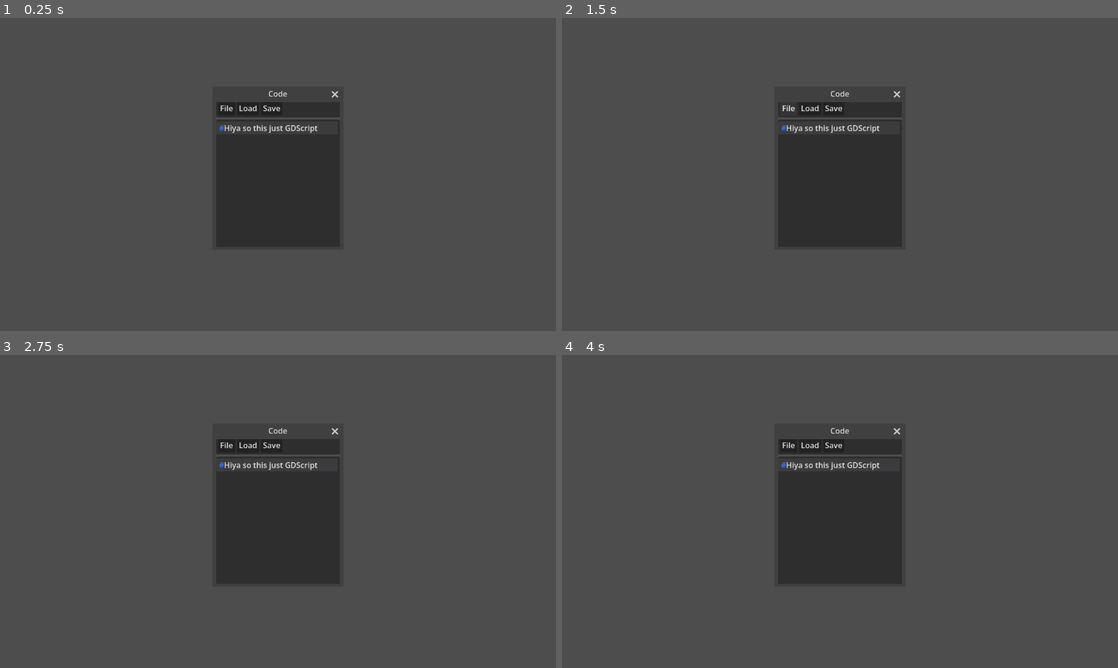
Above: before the commit, frames 1-4 (two rows, left to right).
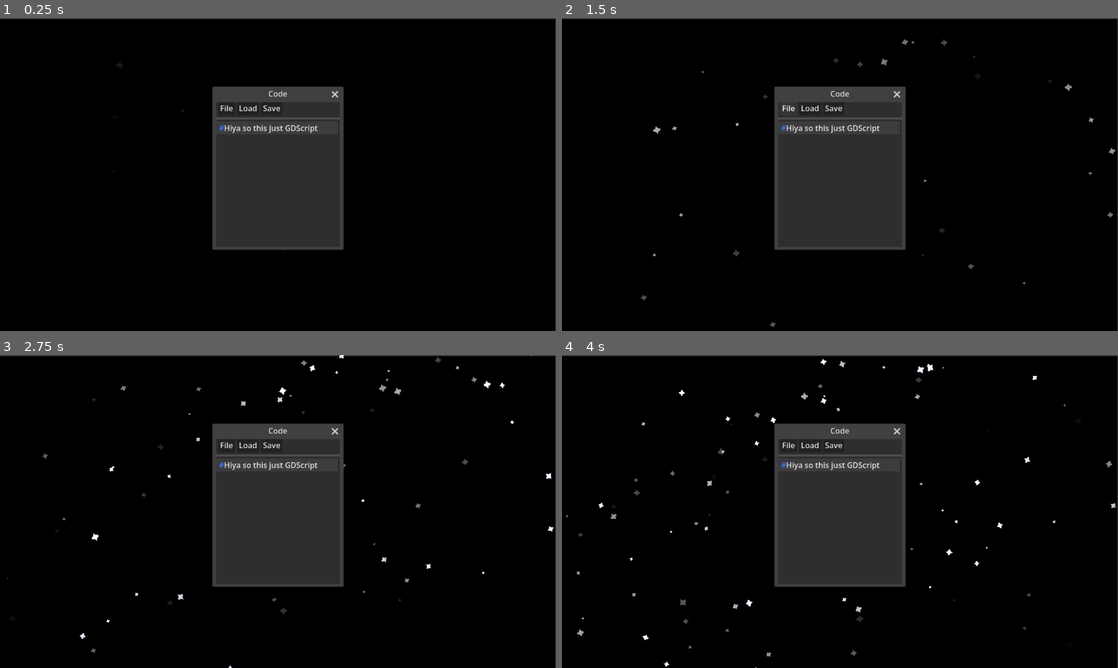
Above: after the commit, the same moments.

Repository: Yaszu-Mage/Voidbound
Game: Godot game, scene res://scenes/ui.tscn
Same seed, same stepped clock (60 frames per second), same inputs: the game is played once before the commit and once after it. The project has no main scene, so this scene is started directly.
Inputs (mouse positions are in pixels of both pictures, inside the frame that each line leads up to):
- Up to frame 1 (0.25 s): no input
- Up to frame 2 (1.5 s): click (840, 174) at 0.5 s, where only the run after the commit has a clickable "Begin Connection"; click "File" at 1.25 s
- Up to frame 3 (2.75 s): tap Enter (ui_accept) at 2, 2.1, 2.27, 2.57 s; move the mouse to (400, 495) at 2.02 s; hold D (right) from 2.03 s (still down); click (400, 495) at 2.17 s
- Up to frame 4 (4 s): move the mouse to (728, 527) at 2.77 s; release D (right) at 2.78 s; hold S (back) 2.78-3.53 s; tap Alt at 2.85 s; click (728, 527) at 2.92 s; tap Enter (ui_accept) at 3.02, 3.05, 3.32, 3.8 s; move the mouse to (895, 442) at 3.52 s; hold D (right) from 3.53 s (still down); tap Shift at 3.6 s; click (895, 442) at 3.67 s

The runs differ from the first frame. In frame 1, 87% of the frame differs, in the area x 0-100%, y 0-100%; in frame 2, 87%; in frame 3, 87%; in frame 4, 87%.

Commit message:
Added floor particles finished UI

Diff:
--- a/client/godotandwater/scenes/player.tscn
+++ b/client/godotandwater/scenes/player.tscn
@@ -3,6 +3,7 @@
 [ext_resource type="Shader" uid="uid://ckwobl7ho8yjh" path="res://shaders/checker.gdshader" id="1_3vyb7"]
 [ext_resource type="Script" uid="uid://35luhyydig34" path="res://scripts/player.gd" id="1_g2els"]
 [ext_resource type="ArrayMesh" uid="uid://glfnrjwyofth" path="res://assets/models/soul.obj" id="2_qhqgy"]
+[ext_resource type="Texture2D" uid="uid://cwdumleummx5t" path="res://assets/pictures/star.png" id="3_dqkch"]
 
 [sub_resource type="StandardMaterial3D" id="StandardMaterial3D_g4v7s"]
 transparency = 1
@@ -18,6 +19,39 @@
 emission_energy_multiplier = 0.0
 
 [sub_resource type="BoxShape3D" id="BoxShape3D_mwhv0"]
+
+[sub_resource type="StandardMaterial3D" id="StandardMaterial3D_dqkch"]
+transparency = 1
+vertex_color_use_as_albedo = true
+albedo_texture = ExtResource("3_dqkch")
+emission_enabled = true
+emission = Color(1, 1, 1, 1)
+texture_filter = 0
+texture_repeat = false
+disable_receive_shadows = true
+billboard_mode = 3
+particles_anim_h_frames = 1
+particles_anim_v_frames = 1
+particles_anim_loop = false
+
+[sub_resource type="PlaneMesh" id="PlaneMesh_mwhv0"]
+material = SubResource("StandardMaterial3D_dqkch")
+size = Vector2(0.5, 0.5)
+orientation = 2
+
+[sub_resource type="Curve" id="Curve_fjrip"]
+_limits = [0.0, 100.0, 0.0, 1.0]
+_data = [Vector2(0, 0), 0.0, 0.0, 0, 0, Vector2(1, 79.03226), 140.0, 0.0, 0, 0]
+point_count = 2
+
+[sub_resource type="Curve" id="Curve_qlg0r"]
+_limits = [0.1, 20.0, 0.0, 1.0]
+_data = [Vector2(0, 0.1), 0.0, 14.0, 0, 0, Vector2(1, 20), 0.0, 0.0, 0, 0]
+point_count = 2
+
+[sub_resource type="Gradient" id="Gradient_dqkch"]
+offsets = PackedFloat32Array(0, 0.42578125, 0.64453125, 1)
+colors = PackedColorArray(1, 1, 1, 0, 1, 1, 1, 1, 1, 1, 1, 1, 0, 0, 0, 0)
 
 [sub_resource type="Gradient" id="Gradient_g2els"]
 offsets = PackedFloat32Array(0, 0.30769232, 0.6923077)
@@ -77,5 +111,26 @@
 [node name="CollisionShape3D" type="CollisionShape3D" parent="." unique_id=674868434 groups=["player"]]
 shape = SubResource("BoxShape3D_mwhv0")
 
+[node name="stars" type="CPUParticles3D" parent="." unique_id=1832276065]
+lifetime = 4.0
+lifetime_randomness = 0.5
+mesh = SubResource("PlaneMesh_mwhv0")
+emission_shape = 6
+emission_ring_axis = Vector3(0, 90, 1)
+emission_ring_height = 0.5
+emission_ring_radius = 10.0
+emission_ring_inner_radius = 0.0
+emission_ring_cone_angle = 90.0
+gravity = Vector3(0, 4, 0)
+radial_accel_max = 1.0
+damping_max = 0.25
+damping_curve = SubResource("Curve_fjrip")
+angle_min = -10.0
+angle_max = 10.0
+angle_curve = SubResource("Curve_qlg0r")
+scale_amount_min = 0.1
+scale_amount_curve = SubResource("Curve_qlg0r")
+color_ramp = SubResource("Gradient_dqkch")
+
 [node name="checker" type="MeshInstance3D" parent="." unique_id=448555297]
 mesh = SubResource("PlaneMesh_g2els")
--- a/client/godotandwater/scenes/ui.tscn
+++ b/client/godotandwater/scenes/ui.tscn
@@ -2,6 +2,7 @@
 
 [ext_resource type="Script" uid="uid://dxs0vsscoke6h" path="res://scripts/ui.gd" id="1_yev5y"]
 [ext_resource type="Theme" uid="uid://bkqsdm1l3qj2i" path="res://maintheme.tres" id="2_x4jx1"]
+[ext_resource type="Texture2D" uid="uid://cwdumleummx5t" path="res://assets/pictures/star.png" id="3_yev5y"]
 
 [sub_resource type="Theme" id="Theme_xlq6p"]
 
@@ -11,11 +12,25 @@
 function_color = Color(0.9241173, 0.016946837, 0.5688067, 1)
 member_variable_color = Color(0.6305108, 0.3437502, 1, 1)
 
+[sub_resource type="StyleBoxFlat" id="StyleBoxFlat_mwhv0"]
+bg_color = Color(0, 0, 0, 1)
+
+[sub_resource type="Curve" id="Curve_mwhv0"]
+_limits = [0.0, 10.0446415, 0.0, 1.0]
+_data = [Vector2(0, 0), 0.0, 0.0, 0, 0, Vector2(1, 10.0446415), 2.5669641, 0.0, 0, 0]
+point_count = 2
+
+[sub_resource type="Gradient" id="Gradient_ryagu"]
+offsets = PackedFloat32Array(0, 0.42578125, 0.64453125, 1)
+colors = PackedColorArray(1, 1, 1, 0, 1, 1, 1, 1, 1, 1, 1, 1, 0, 0, 0, 0)
+
 [node name="UI" type="Control" unique_id=464524579]
 layout_mode = 3
-anchors_preset = 0
-offset_right = 40.0
-offset_bottom = 40.0
+anchors_preset = 15
+anchor_right = 1.0
+anchor_bottom = 1.0
+grow_horizontal = 2
+grow_vertical = 2
 script = ExtResource("1_yev5y")
 
 [node name="Window" type="Window" parent="." unique_id=311957716]
@@ -89,17 +104,124 @@
 [node name="windowcam" type="Camera2D" parent="Window" unique_id=1491328529]
 
 [node name="Camera2D" type="Camera2D" parent="." unique_id=689789167]
-
-[node name="HBoxContainer" type="HBoxContainer" parent="." unique_id=2008437668]
+position = Vector2(577, 322)
+
+[node name="Panel" type="Panel" parent="." unique_id=537337753]
+layout_mode = 1
+anchors_preset = 15
+anchor_right = 1.0
+anchor_bottom = 1.0
+grow_horizontal = 2
+grow_vertical = 2
+theme_override_styles/panel = SubResource("StyleBoxFlat_mwhv0")
+
+[node name="CPUParticles2D" type="CPUParticles2D" parent="Panel" unique_id=1900567120]
+texture_filter = 1
+position = Vector2(578, 320)
+amount = 128
+texture = ExtResource("3_yev5y")
+lifetime = 5.0
+emission_shape = 3
+emission_rect_extents = Vector2(570, 300)
+gravity = Vector2(0, 0)
+initial_velocity_max = 10.0
+angular_velocity_max = 10.0
+orbit_velocity_max = 0.05
+damping_max = 40.0
+angle_max = 25.0
+angle_curve = SubResource("Curve_mwhv0")
+scale_amount_min = 0.3
+color_ramp = SubResource("Gradient_ryagu")
+
+[node name="Begin" type="Button" parent="." unique_id=662145995]
+layout_mode = 1
+anchors_preset = 8
+anchor_left = 0.5
+anchor_top = 0.5
+anchor_right = 0.5
+anchor_bottom = 0.5
+offset_left = -72.0
+offset_top = -15.5
+offset_right = 72.0
+offset_bottom = 15.5
+grow_horizontal = 2
+grow_vertical = 2
+text = "Begin Connection"
+
+[node name="Special Address" type="VBoxContainer" parent="." unique_id=1505636778]
+visible = false
+custom_minimum_size = Vector2(256, 0)
+layout_mode = 1
+anchors_preset = 8
+anchor_left = 0.5
+anchor_top = 0.5
+anchor_right = 0.5
+anchor_bottom = 0.5
+offset_left = -128.0
+offset_top = -33.5
+offset_right = 128.0
+offset_bottom = 33.5
+grow_horizontal = 2
+grow_vertical = 2
+
+[node name="RichTextLabel" type="RichTextLabel" parent="Special Address" unique_id=403728096]
+custom_minimum_size = Vector2(0, 32)
+layout_mode = 2
+text = "Do you have a special address?"
+
+[node name="HBoxContainer2" type="HBoxContainer" parent="Special Address" unique_id=1194399886]
+layout_mode = 2
+theme_override_constants/separation = 178
+
+[node name="Yes" type="Button" parent="Special Address/HBoxContainer2" unique_id=1454999109]
+layout_mode = 2
+text = "Yes"
+
+[node name="No" type="Button" parent="Special Address/HBoxContainer2" unique_id=1817871849]
+layout_mode = 2
+text = "No"
+
+[node name="Special Address2" type="VBoxContainer" parent="." unique_id=224558537]
+visible = false
+custom_minimum_size = Vector2(256, 0)
+layout_mode = 1
+anchors_preset = 8
+anchor_left = 0.5
+anchor_top = 0.5
+anchor_right = 0.5
+anchor_bottom = 0.5
+offset_left = -128.0
+offset_top = -33.5
+offset_right = 128.0
+offset_bottom = 33.5
+grow_horizontal = 2
+grow_vertical = 2
+
+[node name="Button" type="Button" parent="Special Address2" unique_id=1211708796]
+layout_mode = 2
+text = "Begin"
+
+[node name="TextEdit" type="TextEdit" parent="Special Address2" unique_id=835345929]
+custom_minimum_size = Vector2(0, 32)
+layout_mode = 2
+placeholder_text = "wss://socket.yaszu.xyz"
+caret_blink = true
+
+[node name="SubViewportContainer" type="SubViewportContainer" parent="." unique_id=296544029]
+visible = false
 layout_mode = 0
-offset_left = -577.0
-offset_top = -323.0
-offset_right = 581.0
-offset_bottom = 325.0
-
-[node name="SubViewportContainer" type="SubViewportContainer" parent="HBoxContainer" unique_id=331545281]
-layout_mode = 2
-
-[node name="SubViewport" type="SubViewport" parent="HBoxContainer/SubViewportContainer" unique_id=68901021]
+anchor_left = 0.5
+anchor_top = 0.5
+anchor_right = 0.5
+anchor_bottom = 0.5
+offset_left = -576.0
+offset_top = -324.0
+offset_right = 576.0
+offset_bottom = 324.0
+grow_horizontal = 2
+grow_vertical = 2
+
+[node name="SubViewport" type="SubViewport" parent="SubViewportContainer" unique_id=1705727371]
 handle_input_locally = false
-render_target_update_mode = 4
+size = Vector2i(1152, 648)
+render_target_update_mode = 0
--- a/client/godotandwater/scripts/player.gd
+++ b/client/godotandwater/scripts/player.gd
@@ -10,28 +10,32 @@
 func _physics_process(delta: float) -> void:
 	# Add the gravity.
 	checker.global_position.y = 0
+	var direction = Vector2.ZERO
 	if not is_on_floor():
-		velocity += get_gravity() * delta
+			velocity += get_gravity() * delta
 	if (Input.is_action_just_pressed("escape")):
-		if (Input.mouse_mode == Input.MOUSE_MODE_CAPTURED):
-			Input.mouse_mode = Input.MOUSE_MODE_VISIBLE
-		else:
-			Input.mouse_mode = Input.MOUSE_MODE_CAPTURED
-	# Handle jump.
-	if Input.is_action_just_pressed("ui_accept") and is_on_floor():
-		velocity.y = JUMP_VELOCITY
+			if (Input.mouse_mode == Input.MOUSE_MODE_CAPTURED):
+				Input.mouse_mode = Input.MOUSE_MODE_VISIBLE
+			else:
+				Input.mouse_mode = Input.MOUSE_MODE_CAPTURED
+	if Input.mouse_mode != Input.MOUSE_MODE_CAPTURED:
+		return
+	else:
 
-	# Get the input direction and handle the movement/deceleration.
-	# As good practice, you should replace UI actions with custom gameplay actions.
-	var input_dir := Input.get_vector("left", "right", "forward", "back")
-	var direction = ($cambod.transform.basis * Vector3(input_dir.x, 0, input_dir.y)).normalized()
+		# Handle jump.
+		if Input.is_action_just_pressed("ui_accept") and is_on_floor():
+			velocity.y = JUMP_VELOCITY
+
+		# Get the input direction and handle the movement/deceleration.
+		# As good practice, you should replace UI actions with custom gameplay actions.
+		var input_dir := Input.get_vector("left", "right", "forward", "back")
+		direction = ($cambod.transform.basis * Vector3(input_dir.x, 0, input_dir.y)).normalized()
 	if direction:
-		velocity.x = direction.x * SPEED
-		velocity.z = direction.z * SPEED
+			velocity.x = direction.x * SPEED
+			velocity.z = direction.z * SPEED
 	else:
-		velocity.x = move_toward(velocity.x, 0, SPEED)
-		velocity.z = move_toward(velocity.z, 0, SPEED)
-
+			velocity.x = move_toward(velocity.x, 0, SPEED)
+			velocity.z = move_toward(velocity.z, 0, SPEED)
 	move_and_slide()
 
 const sense = 0.001
@@ -39,7 +43,7 @@
 const highestRot = 70
 
 func _unhandled_input(event: InputEvent) -> void:
-	if event is InputEventMouseMotion:
+	if event is InputEventMouseMotion and Input.mouse_mode == Input.MOUSE_MODE_CAPTURED:
 		$cambod.rotate_y(-event.relative.x * sense)
 		camera.rotate_x(-event.relative.y * sense)
 		camera.rotation.x = clampf(camera.rotation.x, -deg_to_rad(lowestRot), deg_to_rad(highestRot))
--- a/client/godotandwater/scripts/ui.gd
+++ b/client/godotandwater/scripts/ui.gd
@@ -1,10 +1,50 @@
 extends Control
 @onready var window : Window = $Window
+@onready var begin = $Begin
+
+@onready var specialAddressYes = $"Special Address/HBoxContainer2/Yes"
+@onready var specialAddressNo = $"Special Address/HBoxContainer2/No"
+@onready var beginSpecialAdress = $"Special Address2/Button"
+@onready var subviewPort = $SubViewportContainer/SubViewport
+var worldPreload = preload("res://scenes/baseWorld.tscn")
 
 func _ready() -> void:
 	window.popup()
 	center_camera_on_control()
+	begin.pressed.connect(specialAddressAsk)
+	specialAddressNo.pressed.connect(start)
+	specialAddressYes.pressed.connect(specialAddressQuestion)
+	beginSpecialAdress.pressed.connect(startSpecial)
 
+func specialAddressQuestion() -> void:
+	specialAddressYes.get_parent().visible = false
+	$"Special Address2".visible = true
+
+func specialAddressAsk() -> void:
+	begin.visible = false
+	$"Special Address".visible = true
+
+func start() -> void:
+	if !subviewPort.has_node("world"):
+		var worldInstance = worldPreload.instantiate()
+		subviewPort.add_child(worldInstance)
+		$SubViewportContainer.visible = true
+		cleanUp()
+
+func cleanUp() -> void:
+	if $Panel != null:
+		$Panel.queue_free()
+	if $"Special Address2" != null:
+		$"Special Address2".queue_free()
+	if $Begin != null:
+		$Begin.queue_free()
+func startSpecial() -> void:
+	if !subviewPort.has_node("world"):
+		var worldInstance = worldPreload.instantiate()
+		worldInstance.websocketUrl = $"Special Address/RichTextLabel".text
+		subviewPort.add_child(worldInstance)
+		$SubViewportContainer.visible = true
+		cleanUp()
 @onready var camera: Camera2D = $Window/windowcam
 @onready var control_node: Control = $Window/Control
 
Binary file added: client/godotandwater/assets/pictures/Sprite-0001.aseprite
Binary file added: client/godotandwater/assets/pictures/Sprite-0002.aseprite
Binary file added: client/godotandwater/assets/pictures/star.aseprite
Binary file added: client/godotandwater/assets/pictures/star.png
Not shown, added: client/godotandwater/assets/pictures/star.png.import
